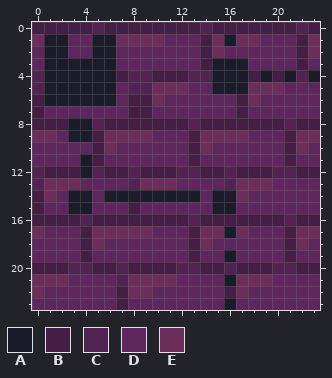
A pixel-art sprite gets an edit: 3 - TCC/bunny/pages/background itch.png. This is how it looked before the edit.
The file is 240x240 pixels, drawn in blocks of 10x10; one block is one cell here.
Palette (. is transparent): A #1a1c2c  B #451e45  C #512351  D #5d275d  E #6d2d5b
After the commit:
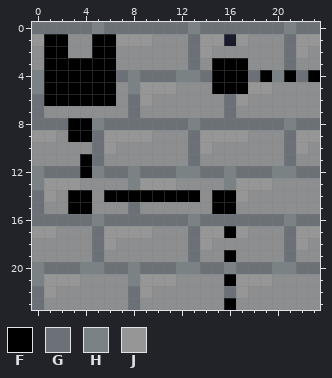
Colours new in this view: F #000000  G #6b7177  H #7a8286  J #969696
The edit:
@@ palette @@
-D #5d275d
+D #8c8e90
@@ x 0..23 @@
- 0 BBBBBCBBBBBBBBCBBBBBBBCB
- 1 EAADDAAEEEEDDDBEAEEDDDBE
- 2 DAADDAADDDDDDDBEDDDDDDBE
- 3 DAAAAAADDDDDDDBAAADDDDBD
- 4 CAAAAAABCCBBBCCAAABABACA
- 5 CAAAAAADCCEEEDDAAAEEEDDD
- 6 BAAAAAADBBEDDDDDDBEDDDDD
- 7 BDDDDDDDBBDDDDDDDBDDDDDD
- 8 BBBAACBBBBBBBCBBBBBBBCBB
- 9 EEDAABEEEEDDDBEEEEDDDBEE
-10 DDDDDBEDDDDDDBEDDDDDDBED
-11 DDDDABDDDDDDDBDDDDDDDBDD
-12 CBBBACBBCBBBCCBBCBBBCCBB
-13 CEEEDDDDCEEEDDDDCEEEDDDD
-14 BEDAADAAAAAAAADAAEDDDDDD
-15 BDDAADDDBDDDDDDAADDDDDDD
-16 BBBBCBBBBBBBBCBBBBBBBCBB
-17 EDDDBEEEEEDDDBEEAEDDDBEE
-18 DDDDBEDDDDDDDBEDDDDDDBED
-19 DDDDBDDDDDDDDBDDADDDDBDD
-20 BBBCCBBCBBBBCCBBCBBBCCBB
-21 EEEDDDDCEEEEDDDDAEEEDDDD
-22 EDDDDDDBEEDDDDDDBEDDDDDD
-23 DDDDDDDBDDDDDDDDADDDDDDD
+ 0 GGGGGHGGGGGGGHGGGGGGGHGG
+ 1 JFFDDFFJJJDDDGJJAJDDDGJJ
+ 2 DFFDDFFDDDDDDGJDDDDDDGJD
+ 3 DFFFFFFDDDDDDGDFFFDDDGDD
+ 4 HFFFFFFGHGGGHHGFFFGFHFGF
+ 5 HFFFFFFDHJJJDDDFFFJJDDDD
+ 6 GFFFFFFDGJDDDDDDGJDDDDDD
+ 7 GDDDDDDDGDDDDDDDGDDDDDDD
+ 8 GGGFFHGGGGGGGHGGGGGGGHGG
+ 9 JJDFFGJJJJDDDGJJJJDDDGJJ
+10 DDDDDGJDDDDDDGJDDDDDDGJD
+11 DDDDFGDDDDDDDGDDDDDDDGDD
+12 HGGGFHGGHGGGHHGGHGGGHHGG
+13 HJJJDDDDHJJJDDDDHJJJDDDD
+14 GJDFFDFFFFFFFFDFFJDDDDDD
+15 GDDFFDDDGDDDDDDFFDDDDDDD
+16 GGGGGHGGGGGGGHGGGGGGGHGG
+17 JJDDDGJJJJDDDGJJFJDDDGJJ
+18 DDDDDGJDDDDDDGJDDDDDDGJD
+19 DDDDDGDDDDDDDGDDFDDDDGDD
+20 HGGGHHGGHGGGHHGGHGGGHHGG
+21 HJJJDDDDHJJJDDDDFJJJDDDD
+22 GJDDDDDDGJDDDDDDGJDDDDDD
+23 GDDDDDDDGDDDDDDDFDDDDDDD
Changed places in both pictures, as pixel boxes (x1, y1, x2, y2):
changed: (32, 22, 320, 310)
